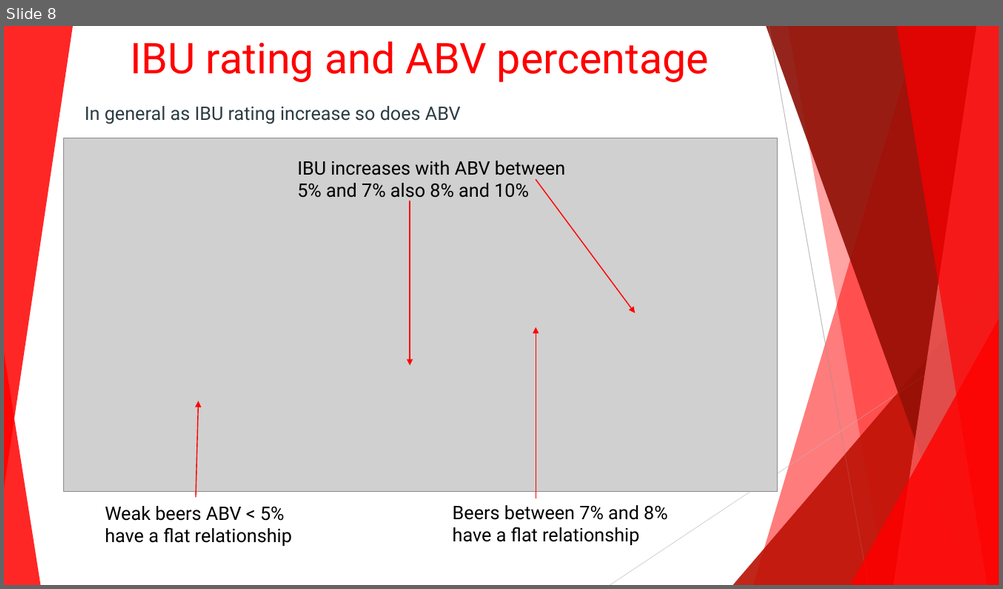
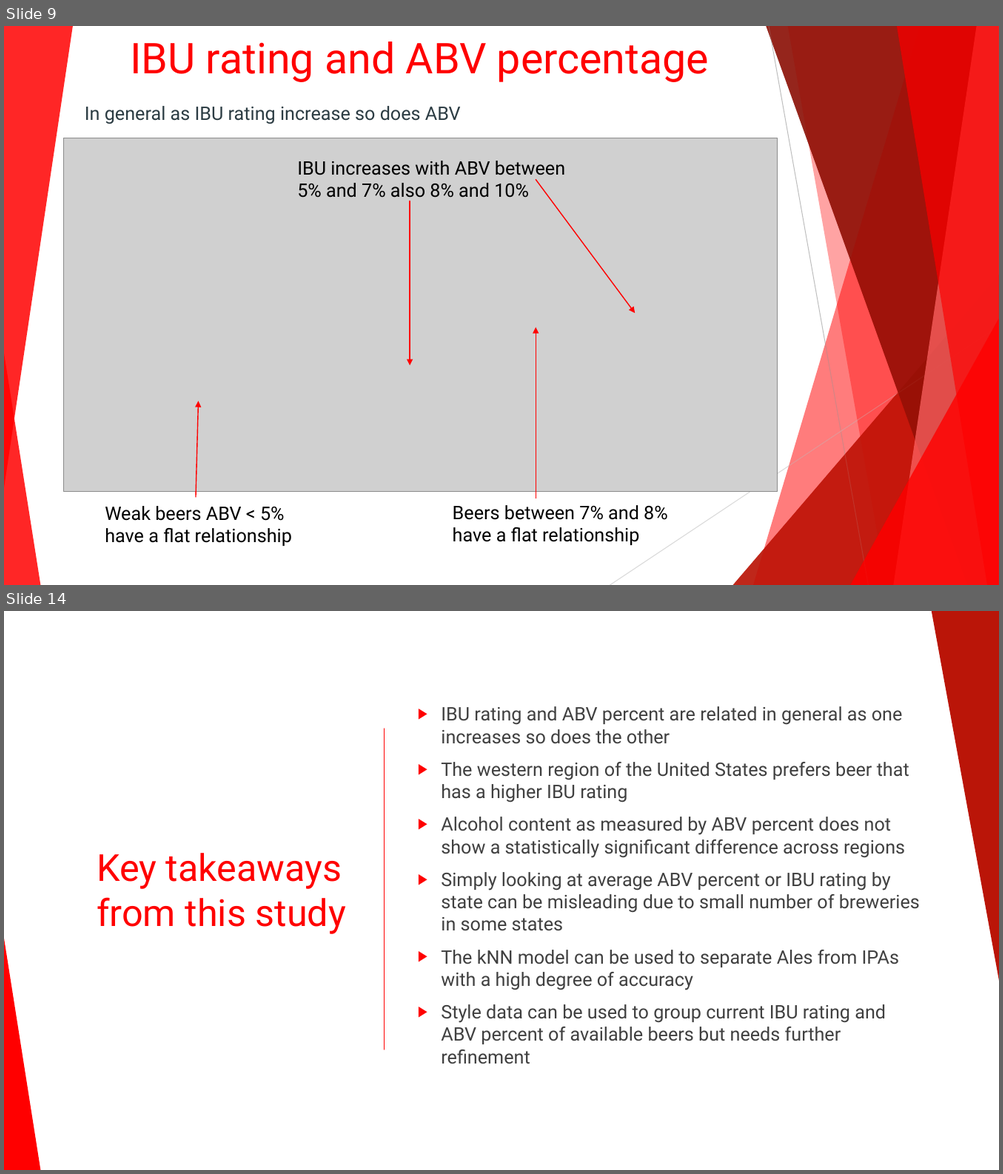
Before and after one commit to 7446Nguyen/6306_Project1, a slide deck: Budweiser C level presentation.pptx. Shown one above the other, each under a label of ours: slide 8 before the commit, slides 9 and 14 after it; the slides between them are not shown. The pictures are 1003x589 and 1003x1174 pixels, drawn with LibreOffice and Linux fonts; fonts in the diff are those of the drawing; grey boxes stand for pictures. Boxes give left, top, right and bottom in pixels: in the first picture for what was removed or moved away, otherwise in the second. Text is boxed around its words. In the diff, an @@ line names an element or a change of style, - is before the commit and + after.

```diff
--- a/Budweiser C level presentation.pptx
+++ b/Budweiser C level presentation.pptx
@@ slide 14 added at (4,611,999,1170), background #FFFFFF; not listed: 8 template elements that a slide beside it also shows @@
@@ rectangle added at (4,611,999,1170), fill #FFFFFF @@
@@ triangle added at (931,611,999,988), fill #BA1508 @@
@@ text added at (441,706,919,1065), 18 pt, text #404040 @@
+▶ IBU rating and ABV percent are related in general as one increases so does the other
+▶ The western region of the United States prefers beer that has a higher IBU rating
+▶ Alcohol content as measured by ABV percent does not show a statistically significant difference across regions
+▶ Simply looking at average ABV percent or IBU rating by state can be misleading due to small number of breweries in some states
+▶ The kNN model can be used to separate Ales from IPAs with a high degree of accuracy
+▶ Style data can be used to group current IBU rating and ABV percent of available beers but needs further refinement
@@ line added from (384, 729) to (384, 1050), #FF0000 1 pt @@
@@ text added at (96,853,347,934), 36 pt, text #FF0000 @@
+Key takeaways from this study
@@ group added at (4,611,999,1170): 5 freeform shapes, 3 triangles, 2 lines @@
@@ triangle added at (4,939,40,1170), fill #FF0000 @@
@@ what was slide 8 is now slide 9 @@
```
Also in this commit, not shown: 2 slides changed, 5 other slides added, 3 other files.
